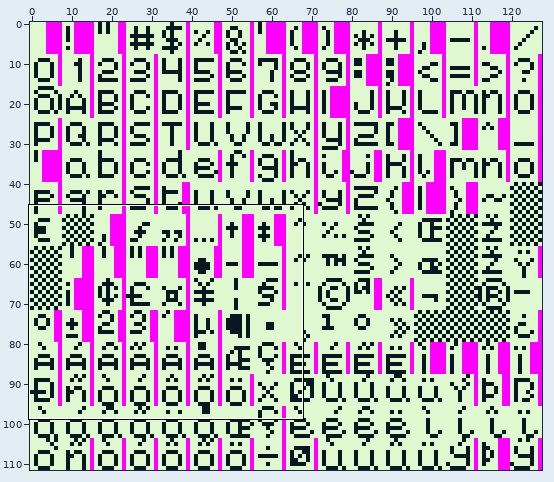
Pixel-art file -- sol/assets/fonts/gbs-forest.aseprite. The picture above shows the old version from afar; the outline marks the close-up.
Close-up. Old version:
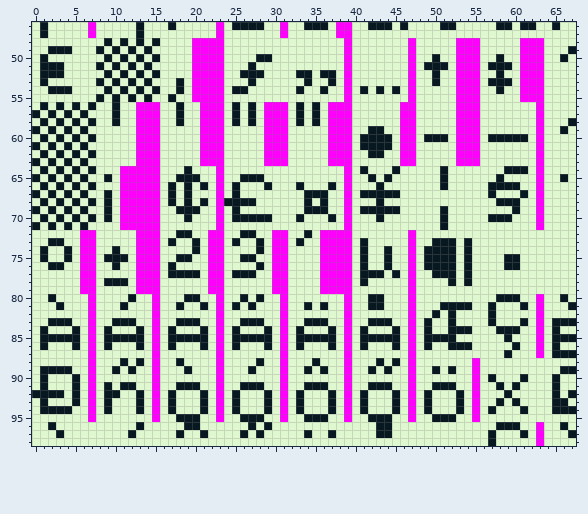
128x112 pixels, 1 frame. Shown: x 0..67, y 46..98. The commit also changed other parts of the picture, which this record leaves out.
And afterwards:
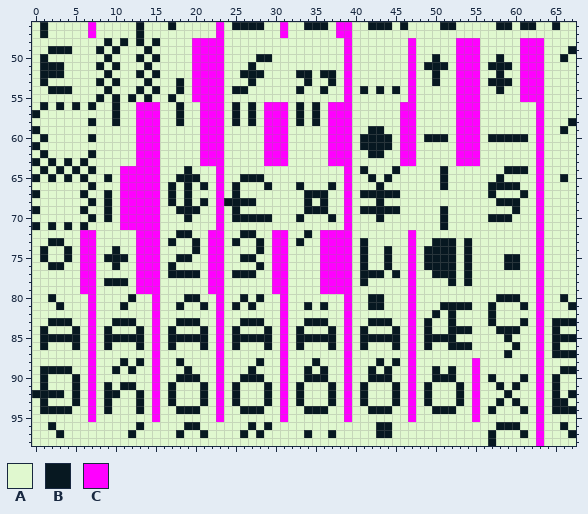
Palette (. is transparent): A #e0f8cf  B #071821  C #ff00ff
The edit:
Layer "Letters":
y 49: x 12 B -> A
y 50: x 11 B -> A
y 51: x 12 B -> A
y 52: x 11 B -> A
y 53: x 12 B -> A
y 54: x 11 B -> A
y 57: x 2 B -> A; x 4 B -> A; x 6 B -> A
y 58: x 1 B -> A; x 3 B -> A; x 5 B -> A
y 59: x 2 B -> A; x 4 B -> A; x 6 B -> A
y 60: x 3 B -> A; x 5 B -> A
y 61: x 2 B -> A; x 4 B -> A; x 6 B -> A
y 62: x 3 B -> A; x 5 B -> A
y 66: x 1 B -> A; x 3 B -> A; x 5 B -> A
y 67: x 2 B -> A; x 4 B -> A
y 68: x 1 B -> A; x 3 B -> A; x 5 B -> A
y 69: x 2 B -> A; x 4 B -> A
y 70: x 1 B -> A; x 3 B -> A; x 5 B -> A
y 72..79: x 63 A -> C
y 88..89: x 63 A -> C
y 90: x 18..20 AAA -> BBB; x 26..28 AAA -> BBB; x 34..36 AAA -> BBB; x 42..44 AAA -> BBB; x 50..52 AAA -> BBB; x 63 A -> C
y 91: x 17..21 ABBBA -> BAAAB; x 25..29 ABBBA -> BAAAB; x 33..37 ABBBA -> BAAAB; x 41..45 ABBBA -> BAAAB; x 49..53 ABBBA -> BAAAB; x 63 A -> C
y 92..93: x 63 A -> C
y 94: x 17..21 BAAAB -> ABBBA; x 25..29 BAAAB -> ABBBA; x 33..37 BAAAB -> ABBBA; x 41..45 BAAAB -> ABBBA; x 49..53 BAAAB -> ABBBA; x 63 A -> C
y 95: x 18..20 BBB -> AAA; x 26..28 BBB -> AAA; x 34..36 BBB -> AAA; x 42..44 BBB -> AAA; x 50..52 BBB -> AAA; x 63 A -> C
Where, in picture pixels (left, top, right, bottom), the same in both close-ups:
changed: (40, 46, 136, 222)
changed: (536, 230, 544, 294)
changed: (536, 358, 544, 422)
changed: (168, 374, 272, 422)
changed: (296, 374, 464, 422)
